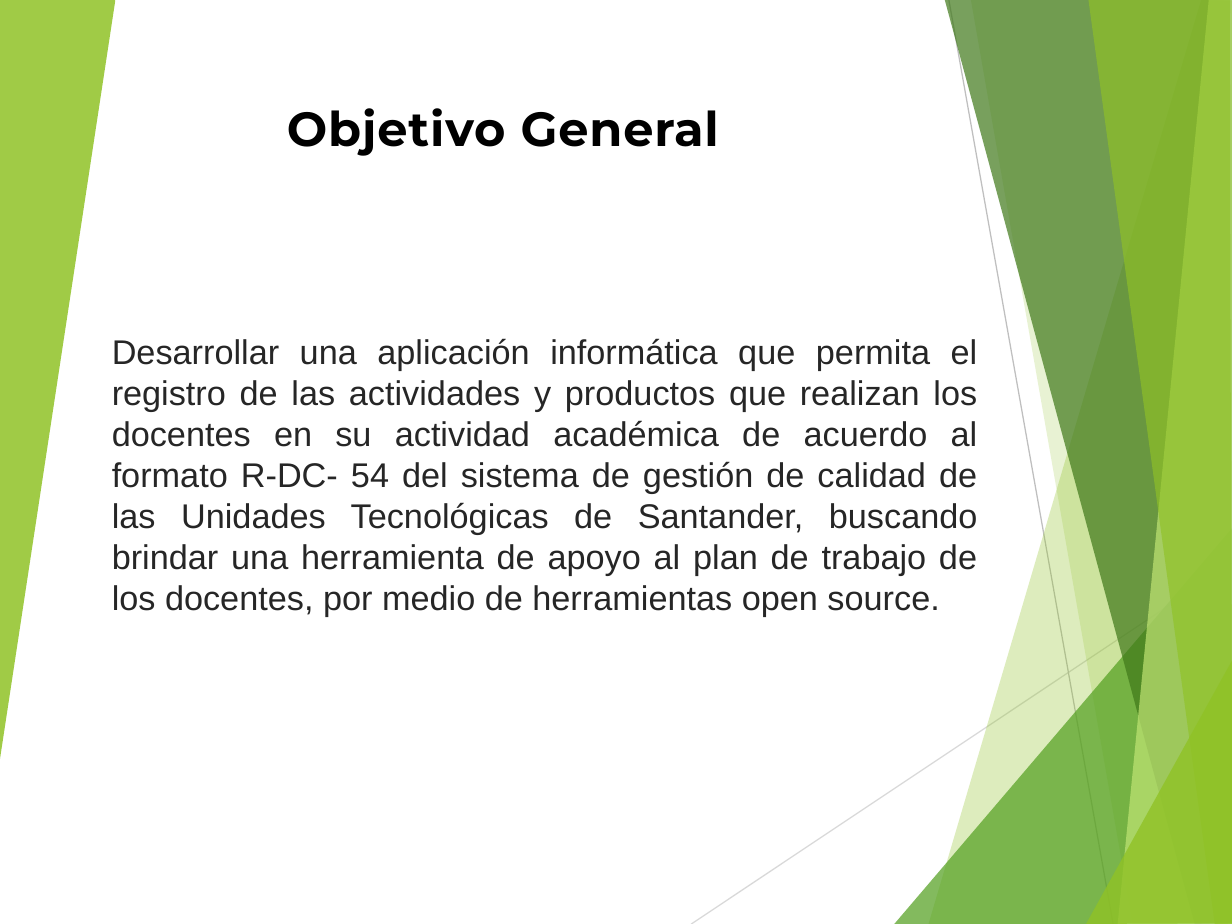
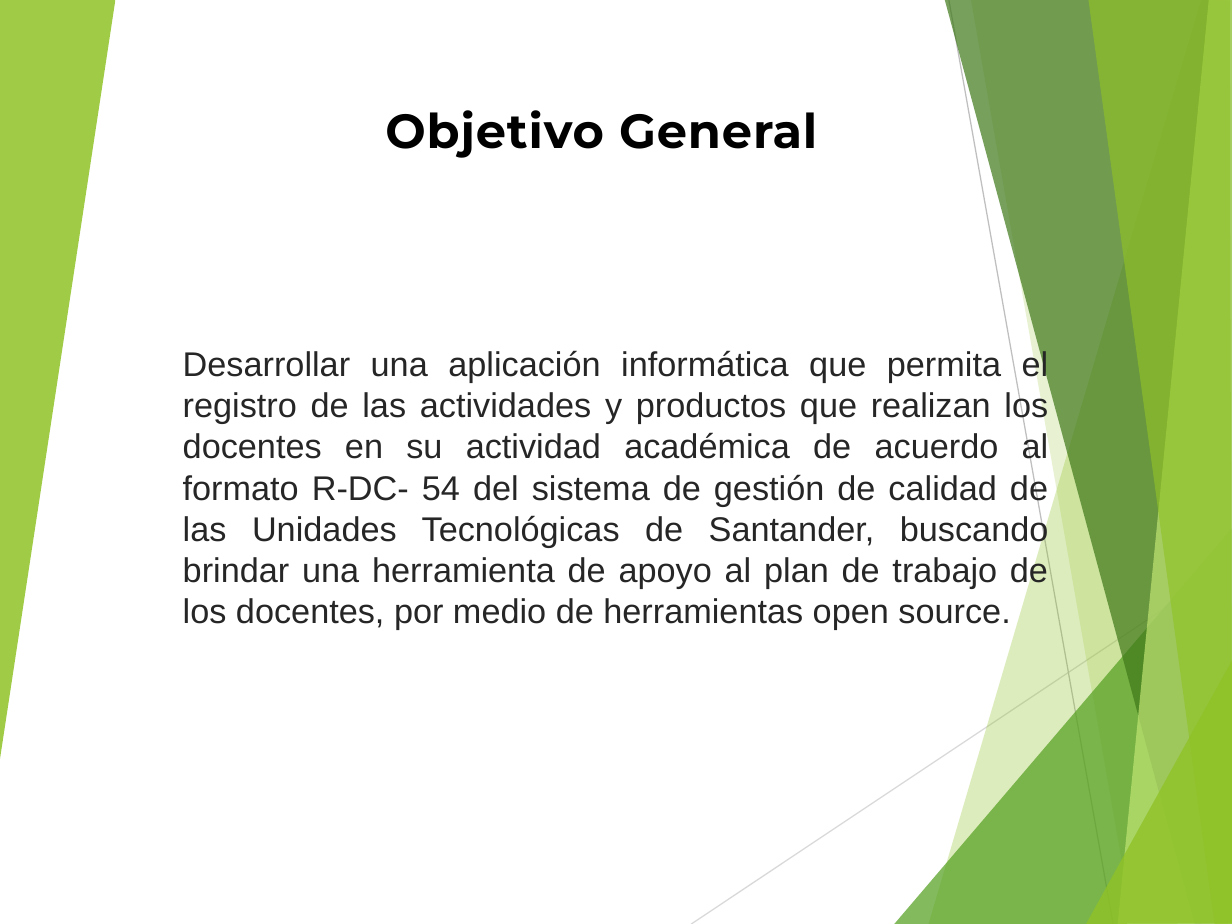
Before and after one commit to andy645jh/ProyectoGrado, a slide deck: slide 3 of extras/docs/rdc_presentacion.pptx. Drawn at 1232x924 pixels with LibreOffice and Linux fonts; fonts in the diff are those of the drawing. Boxes give left, top, right and bottom in pixels: in the first picture for what was removed or moved away, otherwise in the second. Text is boxed around its words. In the diff, an @@ line names an element or a change of style, - is before the commit and + after.

```diff
--- a/extras/docs/rdc_presentacion.pptx
+++ b/extras/docs/rdc_presentacion.pptx
@@ text "Objetivo General" moved from (x1=287, y1=108, x2=719, y2=156) to (x1=385, y1=110, x2=817, y2=158) @@
@@ text "Desarrollar una aplicación informática que ..." moved from (x1=112, y1=338, x2=978, y2=617) to (x1=183, y1=349, x2=1049, y2=629) @@
```
Also in this commit, not shown: 5 other slides changed.
